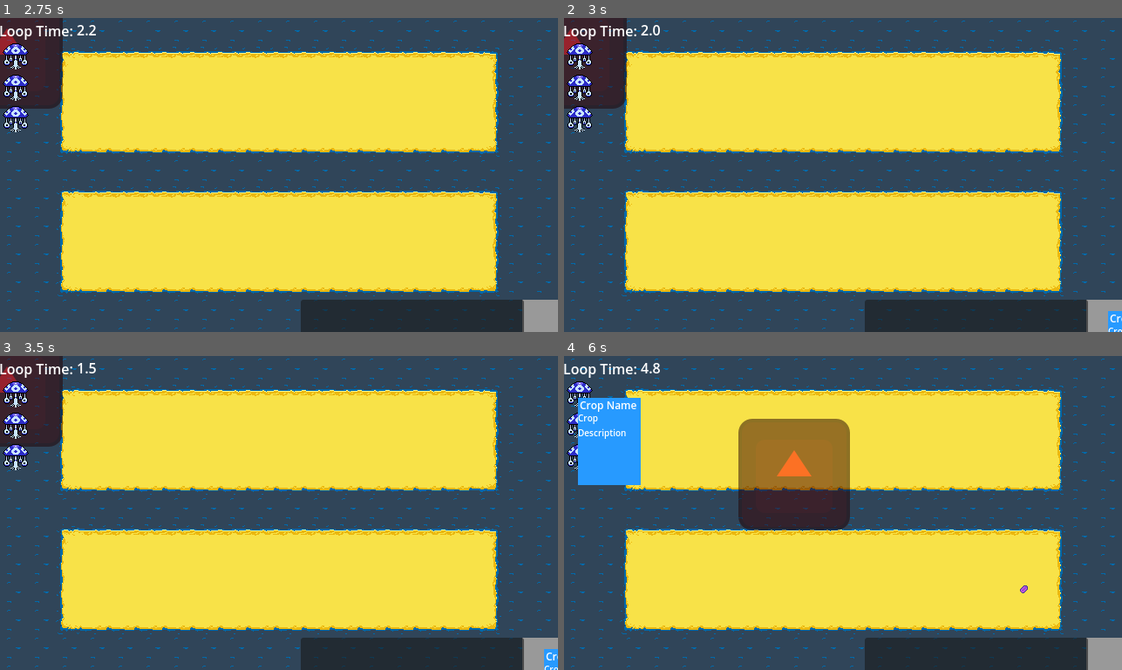
Above: before the commit, frames 1-4 (two rows, left to right).
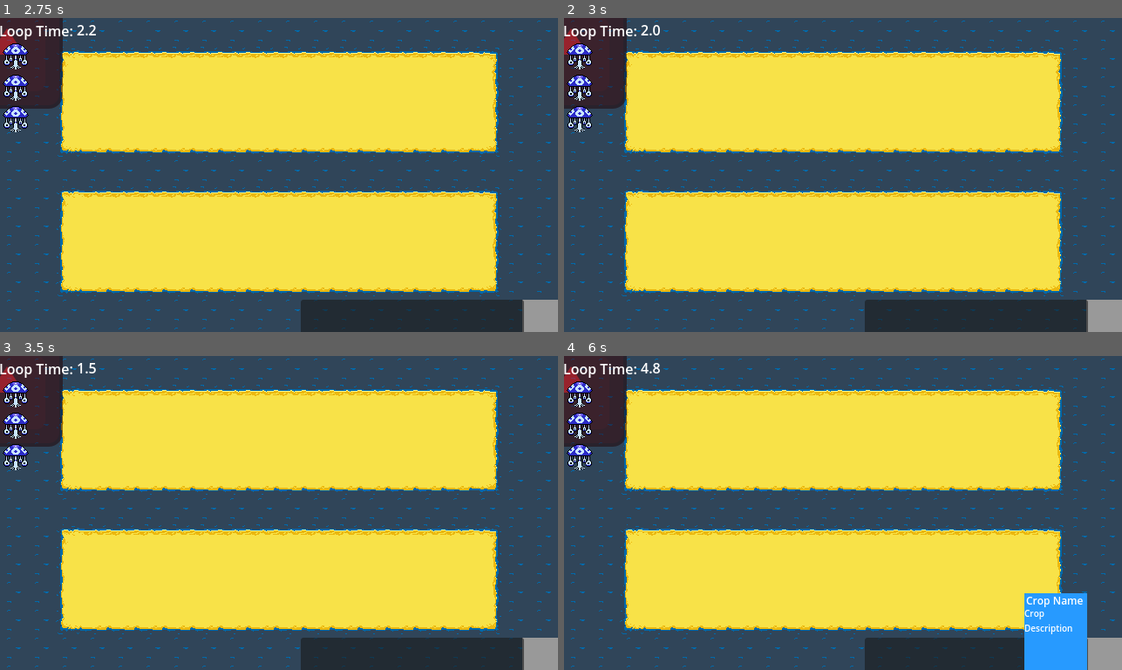
Above: after the commit, the same moments.

Repository: Hyper-Burner/GMTK-Game-Jam-2025
Game: Godot game, scene res://Scenes/main.tscn
The game is run twice, just before and just after one commit, with the same random seed, the same clock (stepped at 60 frames per second) and the same inputs. The engine's default icon, where the game draws it, is replaced by a stand-in: a white triangle on a blue panel in a dark square.
Inputs (mouse positions are in pixels of both pictures, inside the frame that each line leads up to):
- Up to frame 1 (2.75 s): click (16, 55) at 0.5 s; click (16, 87) at 1.25 s; click (16, 118) at 2 s
- Up to frame 2 (3 s): click (1105, 316) at 2.75 s
- Up to frame 3 (3.5 s): no input
- Up to frame 4 (6 s): click (580, 393) at 3.5 s; click (580, 425) at 4.25 s; click (580, 456) at 5 s; click (1010, 578) at 5.75 s

Frame 1 is identical in both runs. In frame 2, 0.2% of the frame differs, in the area x 97-100%, y 93-100%; in frame 3, 0.2%; in frame 4, 14%, in the area x 0-94%, y 0-100%.
Error in both runs: Invalid access to property or key 'crop_name' on a base object of type 'bool'. (res://Scripts/inspect_info.gd:32)

Commit message:
Only farmland can be inspected

Diff:
--- a/Scripts/tile_map.gd
+++ b/Scripts/tile_map.gd
@@ -43,8 +43,8 @@
 	TileMapData.harvest_crop(tile_position)
 
 func inspecting(tile_position: Vector2i):
-	TileMapData.inspect(tile_position, get_world_position(tile_position))
-	Signals.inspect.emit(get_world_position(tile_position), TileMapData.tile_map_data[tile_position[0]][tile_position[1]])
+	if ground.get_cell_tile_data(tile_position).get_custom_data("Farmland"):
+		TileMapData.inspect(tile_position, get_world_position(tile_position))
 
 func _input(event: InputEvent) -> void:
 	if event is InputEventMouseButton:
--- a/Scripts/tile_map_data.gd
+++ b/Scripts/tile_map_data.gd
@@ -41,10 +41,9 @@
 		tile["crop"] = false
 		Signals.harvest_crop.emit(tile["crop"].crop_name)
 
-func inspect(tile_position: Vector2i, world_position) -> Dictionary:
+func inspect(tile_position: Vector2i, world_position) -> void:
 	var tile = tile_map_data[tile_position[0]][tile_position[1]]
 	Signals.inspect.emit(world_position, tile)
-	return tile
 
 func _ready() -> void:
 	tile_map_data = create_matrix([farm_width, farm_height], {
